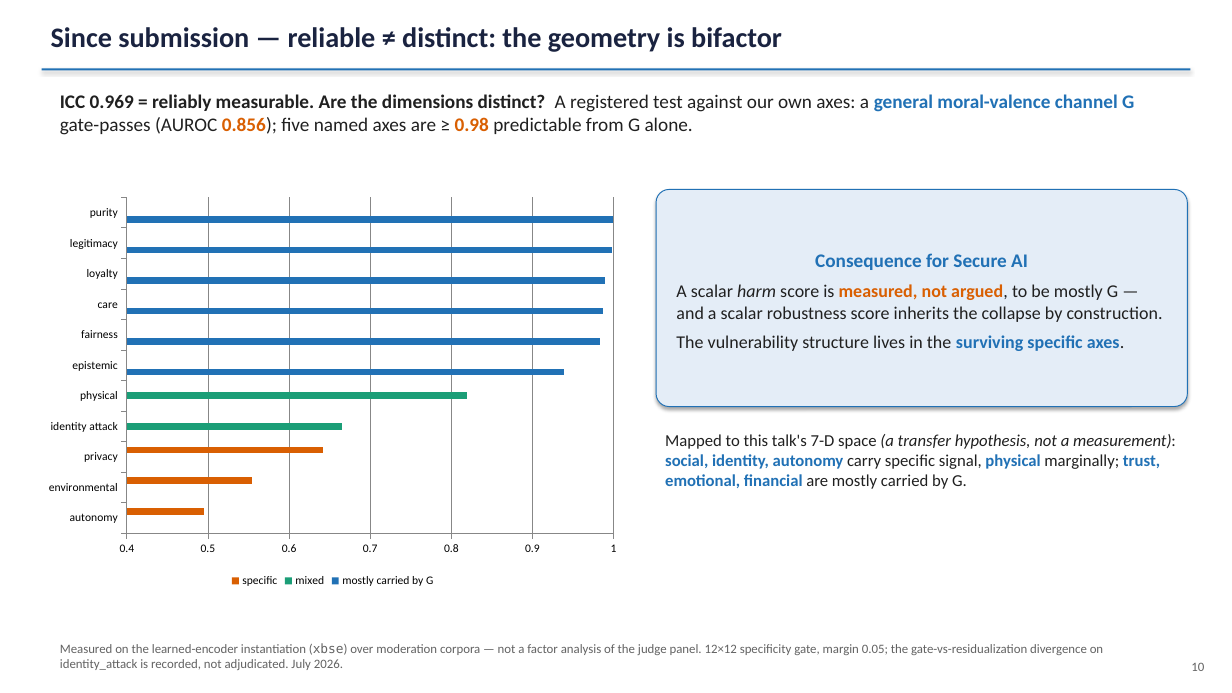
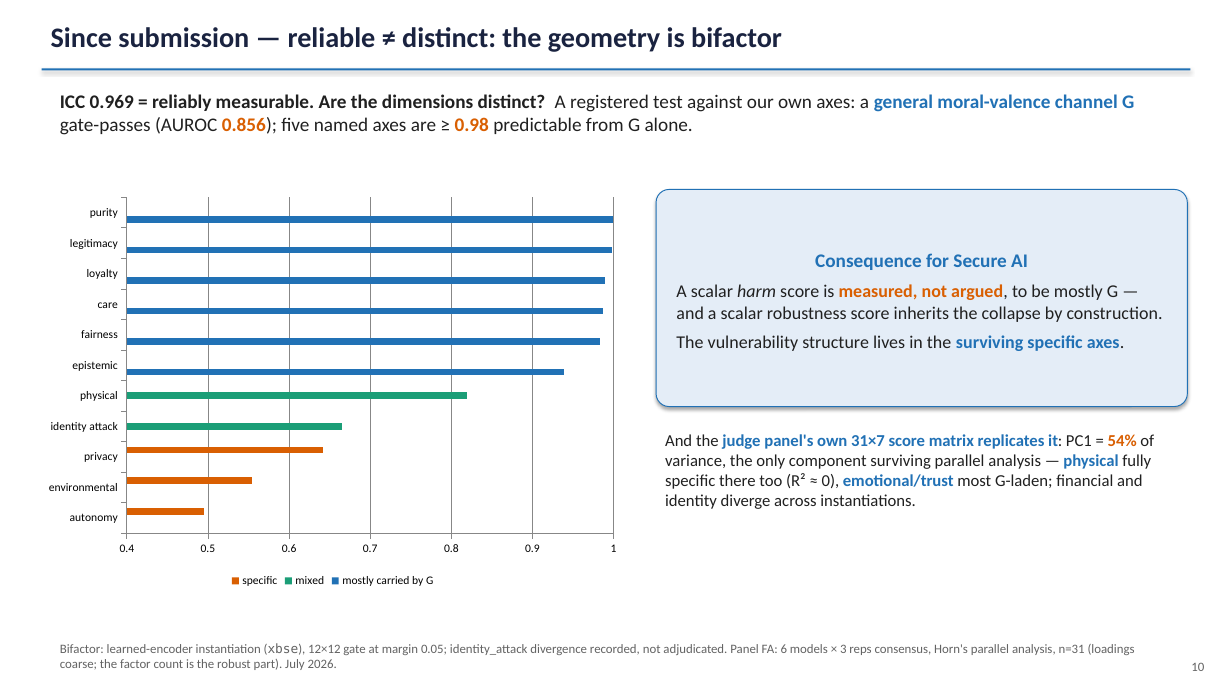
Before and after one commit to ahb-sjsu/agi-hpc, a slide deck: slide 10 of benchmarks/ieee_bds_2026/SecureAI_Bond_2026_slides.pptx. Drawn at 1232x693 pixels with LibreOffice and Linux fonts; fonts in the diff are those of the drawing. Boxes give left, top, right and bottom in pixels: in the first picture for what was removed or moved away, otherwise in the second. Text is boxed around its words. In the diff, an @@ line names an element or a change of style, - is before the commit and + after.

```diff
--- a/benchmarks/ieee_bds_2026/SecureAI_Bond_2026_slides.pptx
+++ b/benchmarks/ieee_bds_2026/SecureAI_Bond_2026_slides.pptx
@@ text at box(665, 434, 1154, 509): text changed @@
-Mapped to this talk's 7-D space (a transfer hypothesis, not a measurement): social, identity, autonomy carry specific signal, physical marginally; trust, emotional, financial are mostly carried by G.
+And the judge panel's own 31×7 score matrix replicates it: PC1 = 54% of variance, the only component surviving parallel analysis — physical fully specific there too (R² ≈ 0), emotional/trust most G-laden; financial and identity diverge across instantiations.
@@ text at box(60, 643, 1135, 670): text changed @@
-Measured on the learned-encoder instantiation (xbse) over moderation corpora — not a factor analysis of the judge panel. 12×12 specificity gate, margin 0.05; the gate-vs-residualization divergence on identity_attack is recorded, not adjudicated. July 2026.
+Bifactor: learned-encoder instantiation (xbse), 12×12 gate at margin 0.05; identity_attack divergence recorded, not adjudicated. Panel FA: 6 models × 3 reps consensus, Horn's parallel analysis, n=31 (loadings coarse; the factor count is the robust part). July 2026.
```
Also in this commit, not shown: 1 other slide changed, 9 other files.
